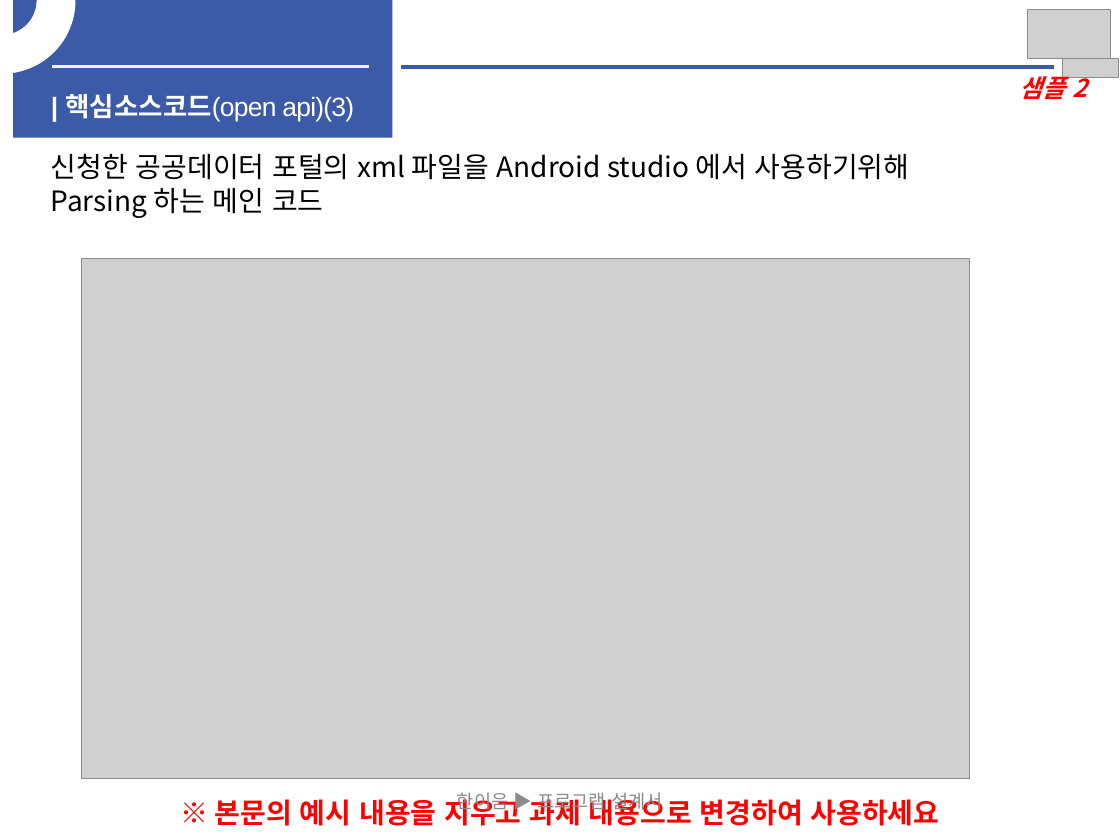
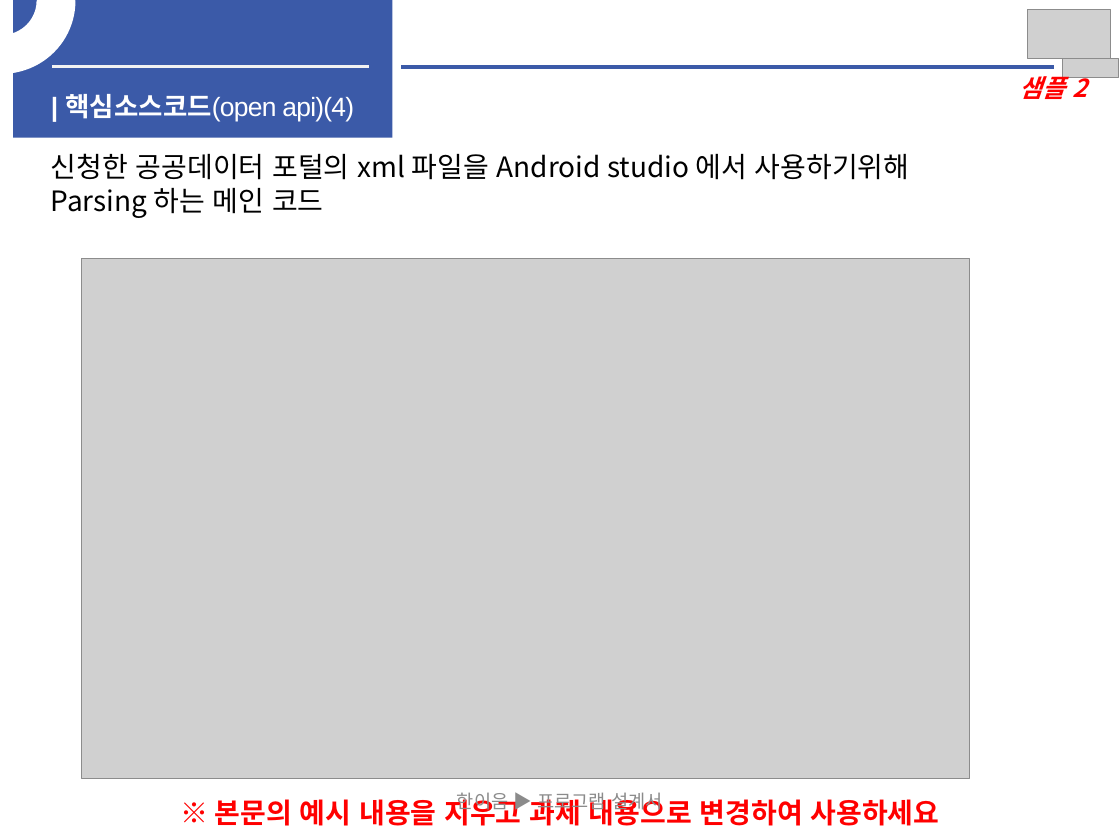
Before and after one commit to woojin1027/THE-FACO, a slide deck: slide 10 of 중간보고서/중간보고서_채민.pptx (slide 9 before the commit). Drawn at 1120x840 pixels with LibreOffice and Linux fonts; fonts in the diff are those of the drawing; grey boxes stand for pictures. Boxes give left, top, right and bottom in pixels: in the first picture for what was removed or moved away, otherwise in the second. Text is boxed around its words. In the diff, an @@ line names an element or a change of style, - is before the commit and + after.

```diff
--- a/중간보고서/중간보고서_채민.pptx
+++ b/중간보고서/중간보고서_채민.pptx
@@ text at (66, 94, 354, 122): text changed @@
-| 핵심소스코드(open api)(3)
+| 핵심소스코드(open api)(4)
```
Also in this commit, not shown: 3 other slides changed, 1 slide added.
